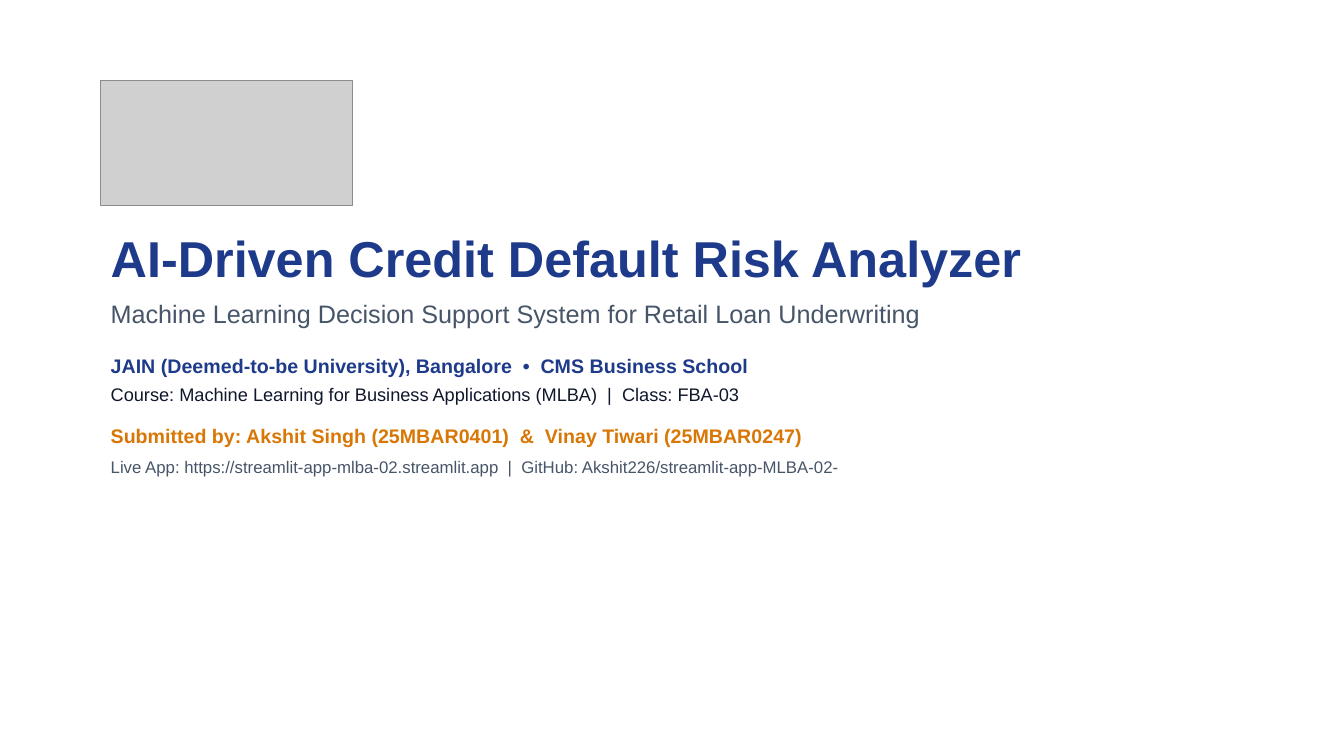
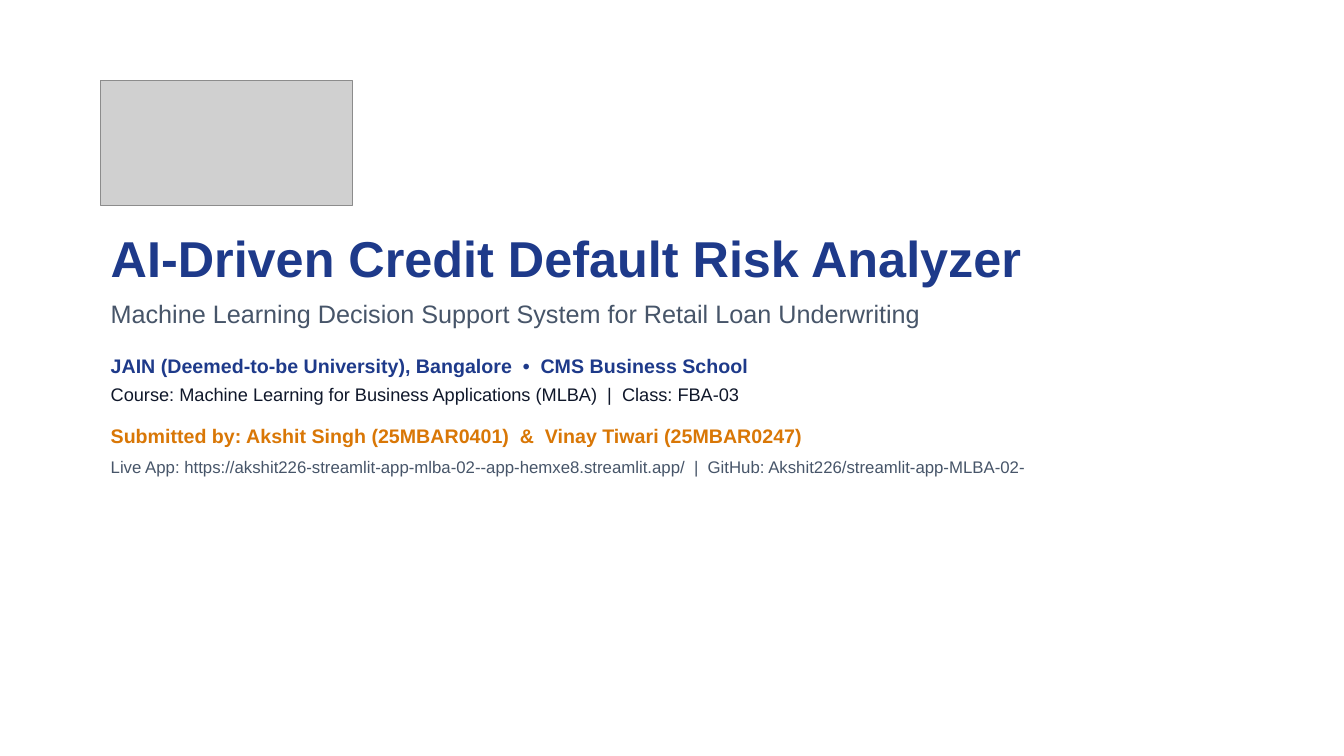
Before and after one commit to Akshit226/streamlit-app-MLBA-02-, a slide deck: slide 1 of MLBA_Assignment_2_Presentation.pptx. Drawn at 1344x756 pixels with LibreOffice and Linux fonts; fonts in the diff are those of the drawing; grey boxes stand for pictures. Boxes give left, top, right and bottom in pixels: in the first picture for what was removed or moved away, otherwise in the second. Text is boxed around its words. In the diff, an @@ line names an element or a change of style, - is before the commit and + after.

Commit message:
Update live Streamlit application URL to active verified deployment link across all documentation, slides, and reports

```diff
--- a/MLBA_Assignment_2_Presentation.pptx
+++ b/MLBA_Assignment_2_Presentation.pptx
@@ text at <box>111,461,1024,477</box>: text changed @@
-Live App: https://streamlit-app-mlba-02.streamlit.app | GitHub: Akshit226/streamlit-app-MLBA-02-
+Live App: https://akshit226-streamlit-app-mlba-02--app-hemxe8.streamlit.app/ | GitHub: Akshit226/streamlit-app-MLBA-02-
```
Also in this commit, not shown: 1 other slide changed, 3 other files.
